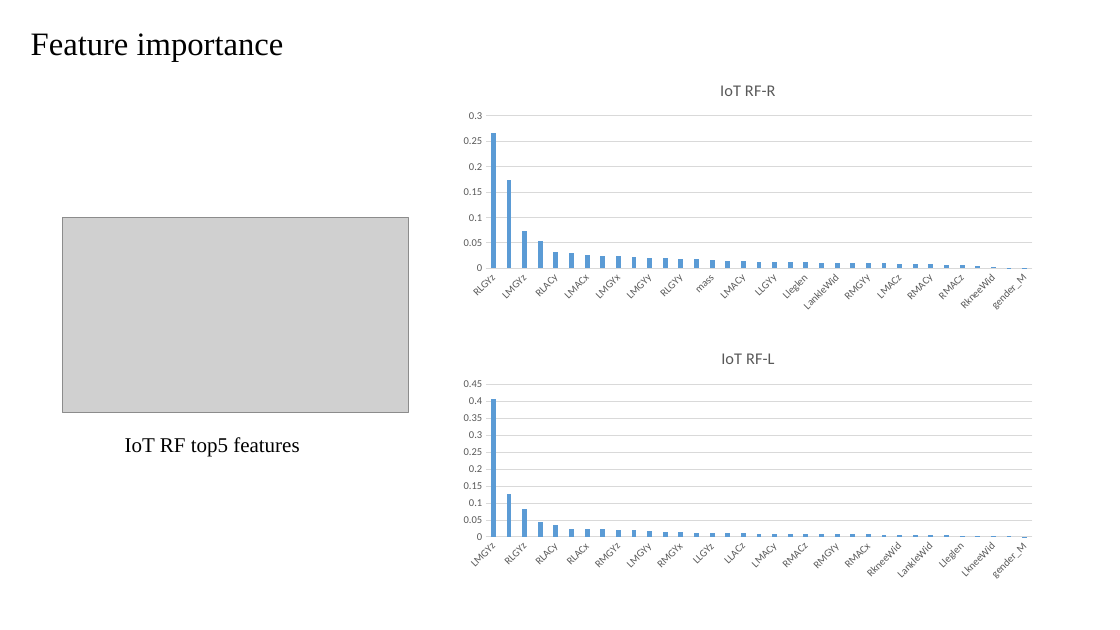
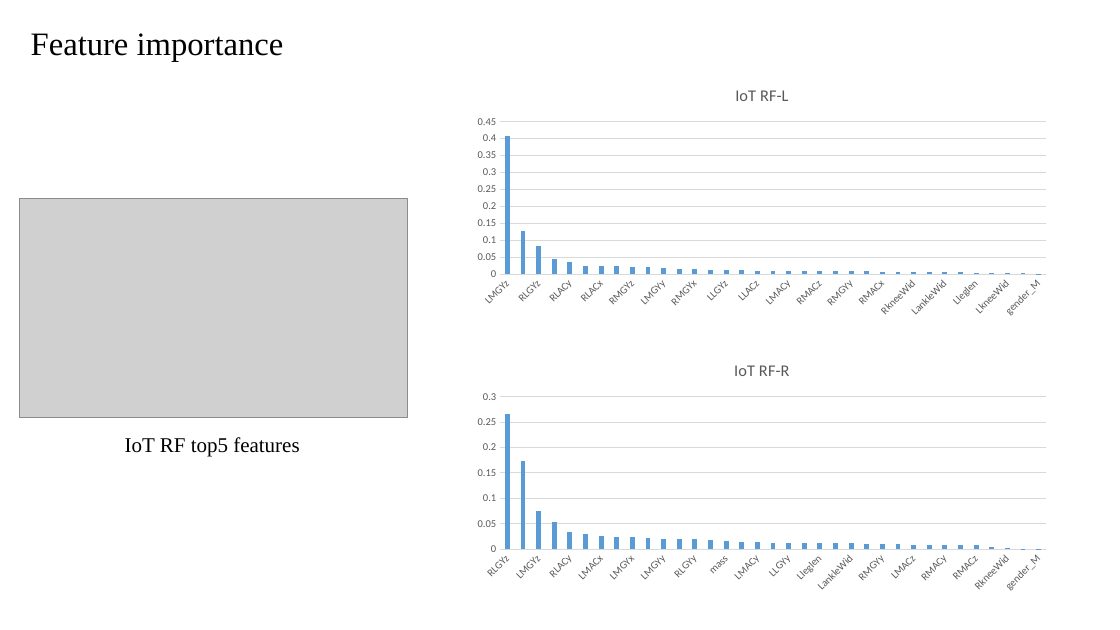
Before and after one commit to Alory/Knee-Loading-Analysis, a slide deck: slide 13 of analysis/project.pptx. Drawn at 1120x630 pixels with LibreOffice and Linux fonts; fonts in the diff are those of the drawing; grey boxes stand for pictures. Boxes give left, top, right and bottom in pixels: in the first picture for what was removed or moved away, otherwise in the second. Text is boxed around its words. In the diff, an @@ line names an element or a change of style, - is before the commit and + after.

```diff
--- a/analysis/project.pptx
+++ b/analysis/project.pptx
@@ column chart: place and size @@
-column chart at (452, 335, 1044, 587)
+column chart at (465, 72, 1058, 324)
@@ picture: place and size @@
-picture at (62, 218, 408, 413)
+picture at (19, 198, 408, 418)
@@ column chart: place and size @@
-column chart at (452, 66, 1044, 318)
+column chart at (465, 348, 1058, 600)
```
Also in this commit, not shown: 10 other slides changed, 2 slides added, 2 other files.
